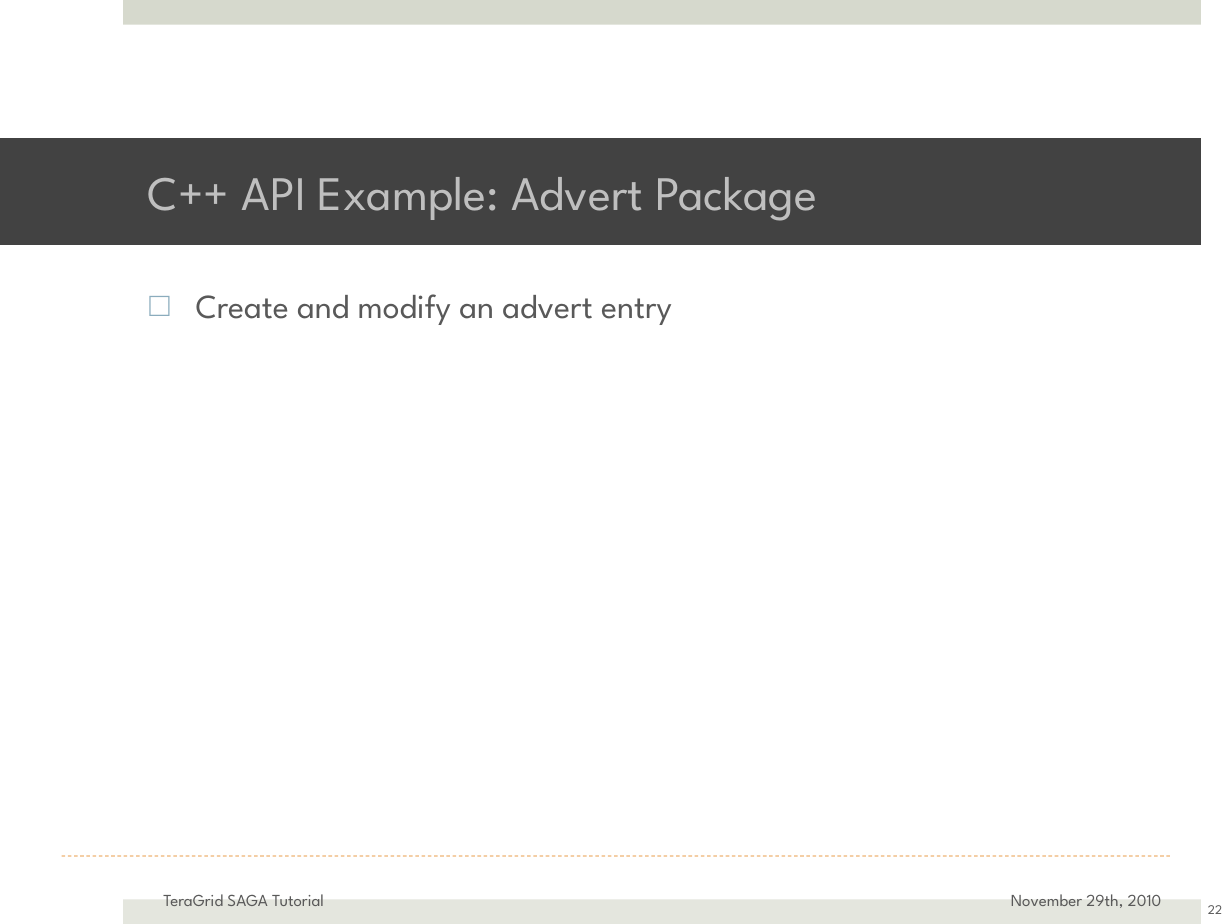
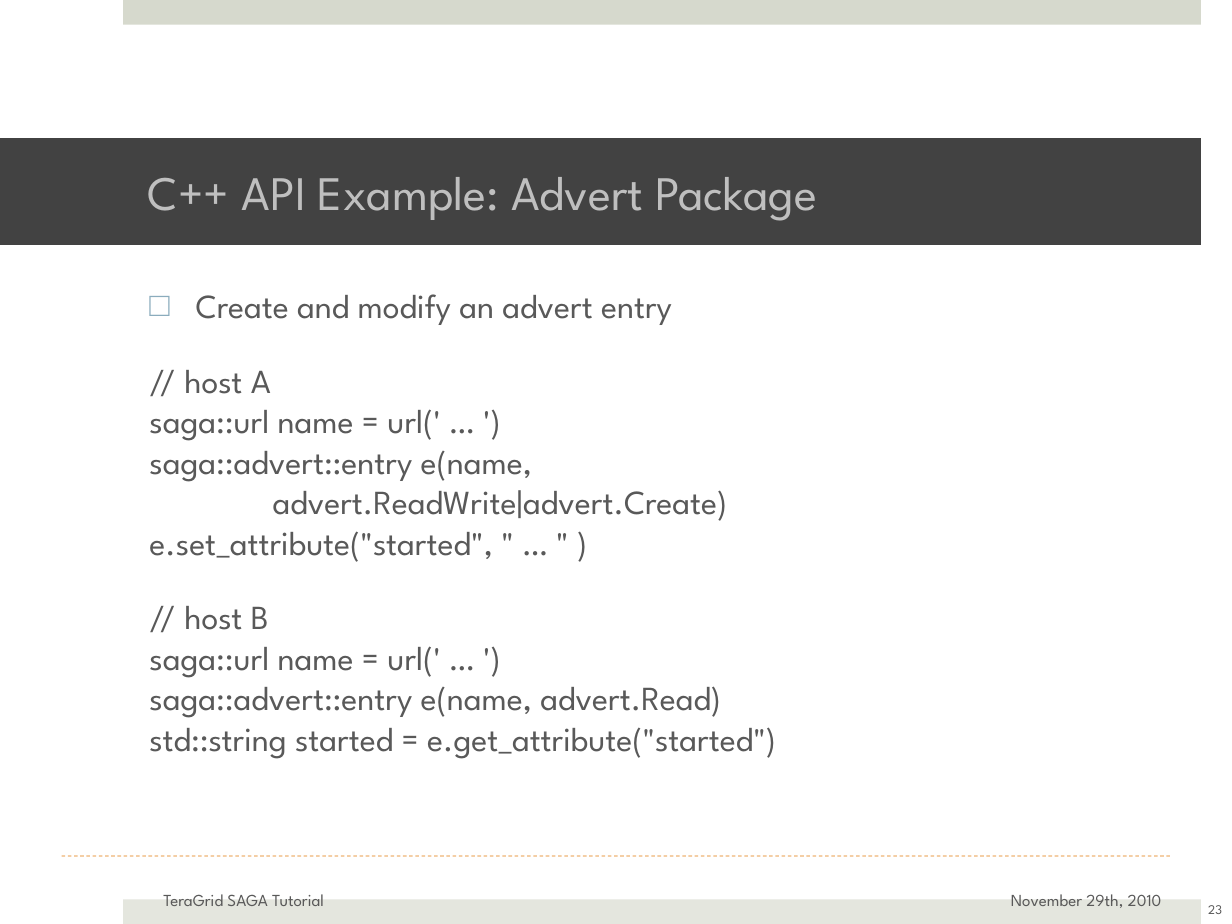
Before and after one commit to saga-project/saga-cpp-legacy-projects, a slide deck: slide 23 of tutorial/general_tutorial/SAGA-API-levels.pptx (slide 22 before the commit). Drawn at 1232x924 pixels with LibreOffice and Linux fonts; fonts in the diff are those of the drawing; background and template pictures are left out. Boxes give left, top, right and bottom in pixels: in the first picture for what was removed or moved away, otherwise in the second. Text is boxed around its words. In the diff, an @@ line names an element or a change of style, - is before the commit and + after.

```diff
--- a/tutorial/general_tutorial/SAGA-API-levels.pptx
+++ b/tutorial/general_tutorial/SAGA-API-levels.pptx
@@ text at [149, 370, 776, 759]: paragraphs added @@
+// host A
+saga::url name = url(' … ')
+saga::advert::entry e(name,
+advert.ReadWrite|advert.Create)
+e.set_attribute("started", " … " )
+// host B
+saga::url name = url(' … ')
+saga::advert::entry e(name, advert.Read)
+std::string started = e.get_attribute("started")
@@ page number at [1208, 905, 1222, 914]: text changed @@
-22
+23
```
Also in this commit, not shown: 6 other slides changed, 1 slide added, 1 other file.
